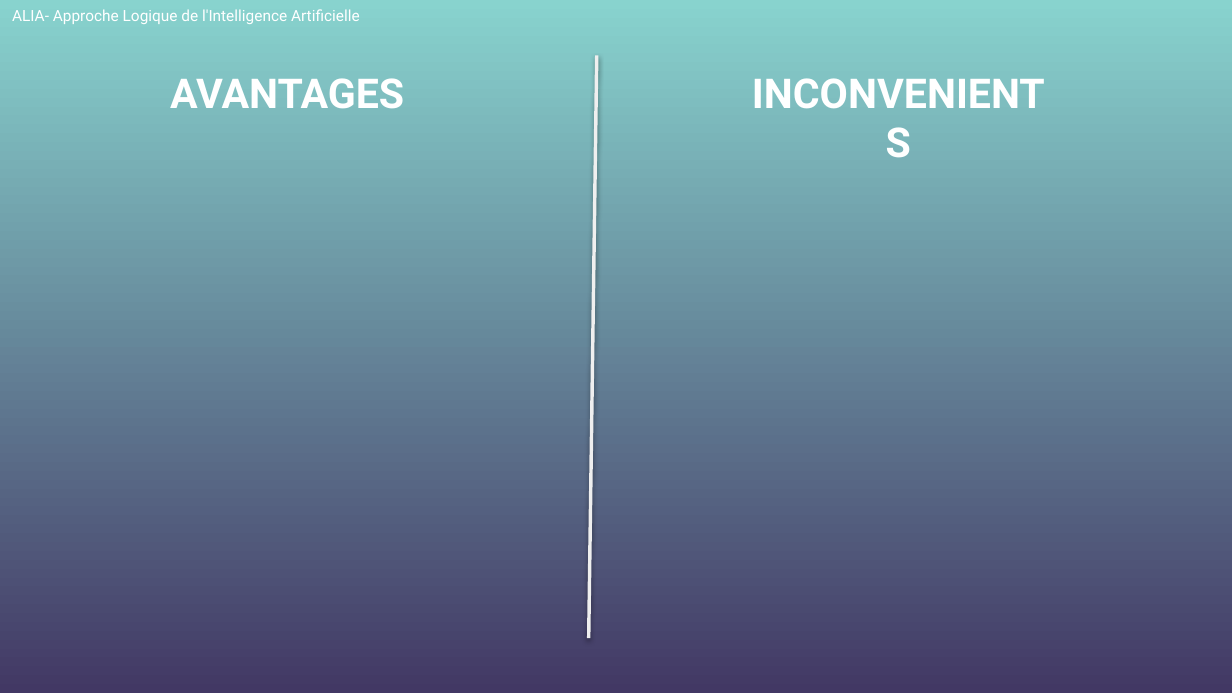
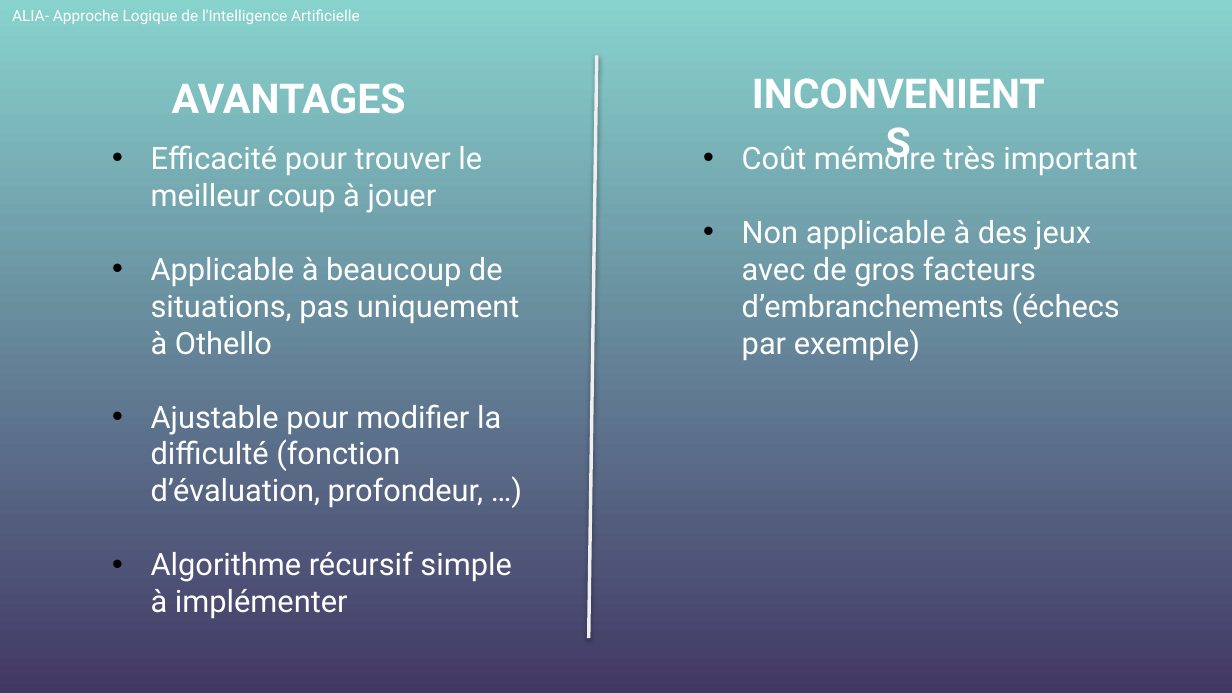
Before and after one commit to mguillevic/Othello, a slide deck: slide 12 of ALIA_Othello.pptx (slide 15 before the commit). Drawn at 1232x693 pixels with LibreOffice and Linux fonts; fonts in the diff are those of the drawing; background and template pictures are left out. Boxes give left, top, right and bottom in pixels: in the first picture for what was removed or moved away, otherwise in the second. Text is boxed around its words. In the diff, an @@ line names an element or a change of style, - is before the commit and + after.

```diff
--- a/ALIA_Othello.pptx
+++ b/ALIA_Othello.pptx
@@ title "AVANTAGES" moved from (x1=170, y1=78, x2=404, y2=109) to (x1=172, y1=83, x2=406, y2=114) @@
@@ text added at (x1=151, y1=145, x2=520, y2=619), 18 pt, text #FFFFFF @@
+• Efficacité pour trouver le meilleur coup à jouer
+• Applicable à beaucoup de situations, pas uniquement à Othello
+• Ajustable pour modifier la difficulté (fonction d’évaluation, profondeur, …)
+• Algorithme récursif simple à implémenter
@@ text added at (x1=742, y1=141, x2=1120, y2=361), 18 pt, text #FFFFFF @@
+• Coût mémoire très important
+• Non applicable à des jeux avec de gros facteurs d’embranchements (échecs par exemple)
```
Also in this commit, not shown: 1 other slide changed, 1 slide added, 4 slides removed, 1 other file.
